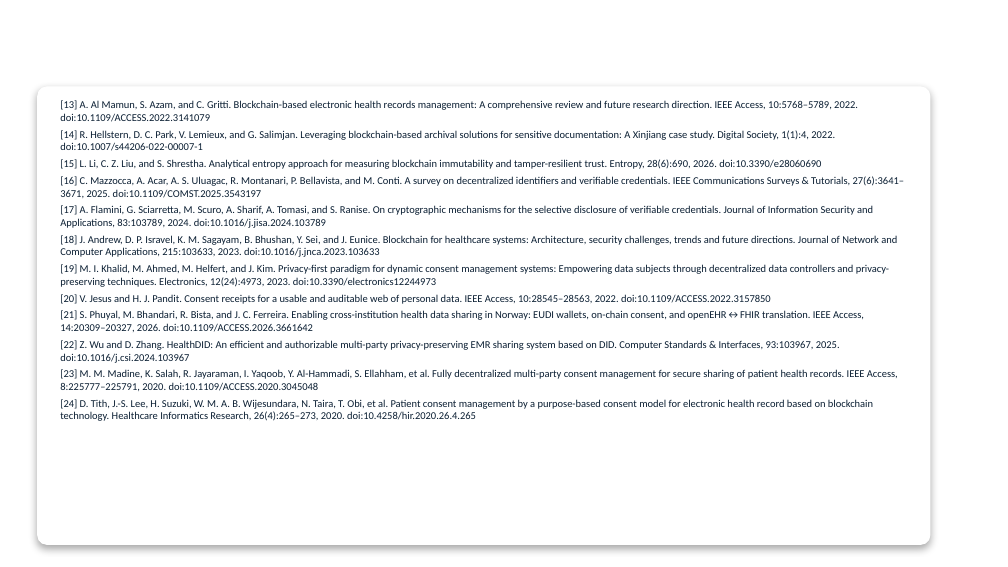
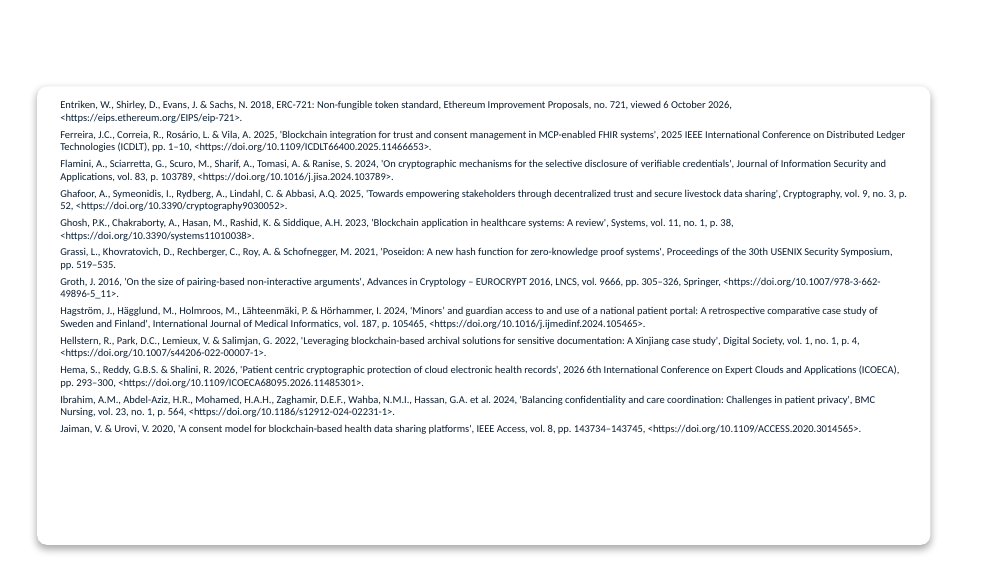
Before and after one commit to yasir12345678900/HealthRWA-Sepolia-Personal-try, a slide deck: slide 41 of docs/Yasir_Candidature_Reassessment_Slides_Simple.pptx. Drawn at 1008x567 pixels with LibreOffice and Linux fonts; fonts in the diff are those of the drawing; background and template pictures are left out. Boxes give left, top, right and bottom in pixels: in the first picture for what was removed or moved away, otherwise in the second. Text is boxed around its words. In the diff, an @@ line names an element or a change of style, - is before the commit and + after.

```diff
--- a/docs/Yasir_Candidature_Reassessment_Slides_Simple.pptx
+++ b/docs/Yasir_Candidature_Reassessment_Slides_Simple.pptx
@@ text at (60, 100, 907, 434): text changed @@
-[13] A. Al Mamun, S. Azam, and C. Gritti. Blockchain-based electronic health records management: A comprehensive review and future research direction. IEEE Access, 10:5768–5789, 2022. doi:10.1109/ACCESS.2022.3141079
-[14] R. Hellstern, D. C. Park, V. Lemieux, and G. Salimjan. Leveraging blockchain-based archival solutions for sensitive documentation: A Xinjiang case study. Digital Society, 1(1):4, 2022. doi:10.1007/s44206-022-00007-1
-[15] L. Li, C. Z. Liu, and S. Shrestha. Analytical entropy approach for measuring blockchain immutability and tamper-resilient trust. Entropy, 28(6):690, 2026. doi:10.3390/e28060690
-[16] C. Mazzocca, A. Acar, A. S. Uluagac, R. Montanari, P. Bellavista, and M. Conti. A survey on decentralized identifiers and verifiable credentials. IEEE Communications Surveys & Tutorials, 27(6):3641–3671, 2025. doi:10.1109/COMST.2025.3543197
-[17] A. Flamini, G. Sciarretta, M. Scuro, A. Sharif, A. Tomasi, and S. Ranise. On cryptographic mechanisms for the selective disclosure of verifiable credentials. Journal of Information Security and Applications, 83:103789, 2024. doi:10.1016/j.jisa.2024.103789
-[18] J. Andrew, D. P. Isravel, K. M. Sagayam, B. Bhushan, Y. Sei, and J. Eunice. Blockchain for healthcare systems: Architecture, security challenges, trends and future directions. Journal of Network and Computer Applications, 215:103633, 2023. doi:10.1016/j.jnca.2023.103633
-[19] M. I. Khalid, M. Ahmed, M. Helfert, and J. Kim. Privacy-first paradigm for dynamic consent management systems: Empowering data subjects through decentralized data controllers and privacy-preserving techniques. Electronics, 12(24):4973, 2023. doi:10.3390/electronics12244973
-[20] V. Jesus and H. J. Pandit. Consent receipts for a usable and auditable web of personal data. IEEE Access, 10:28545–28563, 2022. doi:10.1109/ACCESS.2022.3157850
-[21] S. Phuyal, M. Bhandari, R. Bista, and J. C. Ferreira. Enabling cross-institution health data sharing in Norway: EUDI wallets, on-chain consent, and openEHR↔FHIR translation. IEEE Access, 14:20309–20327, 2026. doi:10.1109/ACCESS.2026.3661642
-[22] Z. Wu and D. Zhang. HealthDID: An efficient and authorizable multi-party privacy-preserving EMR sharing system based on DID. Computer Standards & Interfaces, 93:103967, 2025. doi:10.1016/j.csi.2024.103967
-[23] M. M. Madine, K. Salah, R. Jayaraman, I. Yaqoob, Y. Al-Hammadi, S. Ellahham, et al. Fully decentralized multi-party consent management for secure sharing of patient health records. IEEE Access, 8:225777–225791, 2020. doi:10.1109/ACCESS.2020.3045048
-[24] D. Tith, J.-S. Lee, H. Suzuki, W. M. A. B. Wijesundara, N. Taira, T. Obi, et al. Patient consent management by a purpose-based consent model for electronic health record based on blockchain technology. Healthcare Informatics Research, 26(4):265–273, 2020. doi:10.4258/hir.2020.26.4.265
+Entriken, W., Shirley, D., Evans, J. & Sachs, N. 2018, ERC-721: Non-fungible token standard, Ethereum Improvement Proposals, no. 721, viewed 6 October 2026, <https://eips.ethereum.org/EIPS/eip-721>.
+Ferreira, J.C., Correia, R., Rosário, L. & Vila, A. 2025, 'Blockchain integration for trust and consent management in MCP-enabled FHIR systems', 2025 IEEE International Conference on Distributed Ledger Technologies (ICDLT), pp. 1–10, <https://doi.org/10.1109/ICDLT66400.2025.11466653>.
+Flamini, A., Sciarretta, G., Scuro, M., Sharif, A., Tomasi, A. & Ranise, S. 2024, 'On cryptographic mechanisms for the selective disclosure of verifiable credentials', Journal of Information Security and Applications, vol. 83, p. 103789, <https://doi.org/10.1016/j.jisa.2024.103789>.
+Ghafoor, A., Symeonidis, I., Rydberg, A., Lindahl, C. & Abbasi, A.Q. 2025, 'Towards empowering stakeholders through decentralized trust and secure livestock data sharing', Cryptography, vol. 9, no. 3, p. 52, <https://doi.org/10.3390/cryptography9030052>.
+Ghosh, P.K., Chakraborty, A., Hasan, M., Rashid, K. & Siddique, A.H. 2023, 'Blockchain application in healthcare systems: A review', Systems, vol. 11, no. 1, p. 38, <https://doi.org/10.3390/systems11010038>.
+Grassi, L., Khovratovich, D., Rechberger, C., Roy, A. & Schofnegger, M. 2021, 'Poseidon: A new hash function for zero-knowledge proof systems', Proceedings of the 30th USENIX Security Symposium, pp. 519–535.
+Groth, J. 2016, 'On the size of pairing-based non-interactive arguments', Advances in Cryptology – EUROCRYPT 2016, LNCS, vol. 9666, pp. 305–326, Springer, <https://doi.org/10.1007/978-3-662-49896-5_11>.
+Hagström, J., Hägglund, M., Holmroos, M., Lähteenmäki, P. & Hörhammer, I. 2024, 'Minors’ and guardian access to and use of a national patient portal: A retrospective comparative case study of Sweden and Finland', International Journal of Medical Informatics, vol. 187, p. 105465, <https://doi.org/10.1016/j.ijmedinf.2024.105465>.
+Hellstern, R., Park, D.C., Lemieux, V. & Salimjan, G. 2022, 'Leveraging blockchain-based archival solutions for sensitive documentation: A Xinjiang case study', Digital Society, vol. 1, no. 1, p. 4, <https://doi.org/10.1007/s44206-022-00007-1>.
+Hema, S., Reddy, G.B.S. & Shalini, R. 2026, 'Patient centric cryptographic protection of cloud electronic health records', 2026 6th International Conference on Expert Clouds and Applications (ICOECA), pp. 293–300, <https://doi.org/10.1109/ICOECA68095.2026.11485301>.
+Ibrahim, A.M., Abdel-Aziz, H.R., Mohamed, H.A.H., Zaghamir, D.E.F., Wahba, N.M.I., Hassan, G.A. et al. 2024, 'Balancing confidentiality and care coordination: Challenges in patient privacy', BMC Nursing, vol. 23, no. 1, p. 564, <https://doi.org/10.1186/s12912-024-02231-1>.
+Jaiman, V. & Urovi, V. 2020, 'A consent model for blockchain-based health data sharing platforms', IEEE Access, vol. 8, pp. 143734–143745, <https://doi.org/10.1109/ACCESS.2020.3014565>.
```
Also in this commit, not shown: 5 other slides changed, 13 other files.
